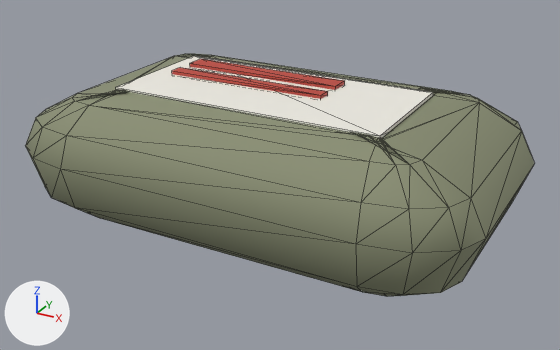
An edit to the glTF model assets/models/items/field_dressing.glb, drawn before and after from the same camera.
One viewpoint serves both versions: a 50 mm lens placed at (0.0997, -0.1804, 0.0826), pointed at (0.0017, -0.0023, -0.0064). The lights are fixed; the arrows at lower left show +X, +Y and +Z. The older version comes first. Mesh edges are drawn as thin lines. Vertices at exactly the same position are counted once.

The first picture shows 'body', 'label'.
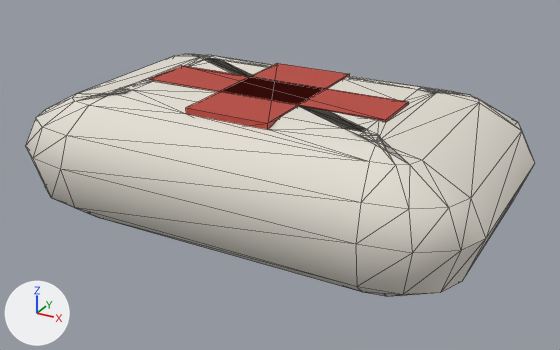
The newer file is also turned or shifted as a whole; pictures and numbers use the older file's frame.

Edits to the bpy script that builds the scene:
```text
Add mat_pale:
    mat_pale = principled_material('Pale')
    mat_pale.base_color = (0.78, 0.74, 0.66)  # white #e5dfd4
    mat_pale.roughness = 0.85
Change me_body:
    used by ob_body; location = (0.0, 0.0, 0.0)
    remove me_body.from_pydata(...)  # 258 vertices, 730 faces; spans x -0.0666..0.0666, y -0.0424..0.0424, z -0.0199..0.0185
    add me_body.from_pydata(...)  # 283 vertices, 825 faces; spans x -0.0666..0.0666, y -0.0424..0.0424, z -0.0199..0.0185
    me_body part 1
    33 vertices are removed from x -0.039..0.039, y -0.022..0.016, z 0.0113..0.0185
    142 faces are deleted
    48 vertices are added at x -0.0385..0.0385, y -0.027..0.021, z 0.0113..0.0185
    10 new vertices lie (0.024, 0.0, 0.0) away from vertices in x -0.036..0.012, y -0.027..0.021, z 0.0113..0.0185
    176 new faces join them, mat_pale (white #e5dfd4)
    60 new faces join them, mat_red (red #bc4538)
    me_body part 2: 500 faces spanning x -0.0666..0.0666, y -0.0424..0.0384, z -0.0199..0.0185 switch from mat_olive (greyish green #898e73) to mat_pale (white #e5dfd4)
    other edits to the shape of me_body do not show in these pictures
Change me_label:
    used by ob_label; location = (0.0, 0.0, 0.0)
    remove me_label.from_pydata(...)  # 24 vertices, 36 faces; spans x -0.039..0.039, y -0.022..0.016, z 0.0121..0.0199
    remove me_label.materials.append(mat_paper)  # white #edebe2
    add me_label.from_pydata(...)  # 16 vertices, 24 faces; spans x -0.036..0.036, y -0.027..0.021, z 0.0121..0.0188
    me_label part 3: a new loose piece, a box spanning x -0.036..0.036, y -0.011..0.005, z 0.0121..0.0188, in mat_red (red #bc4538)
    me_label part 4: a new loose piece, a box spanning x -0.012..0.012, y -0.027..0.021, z 0.0121..0.0188, in mat_red (red #bc4538)
    me_label part 5: the loose piece of 8 vertices spanning x -0.039..0.039, y -0.022..0.016, z 0.0121..0.0188 is deleted
    me_label part 6: the loose piece of 8 vertices spanning x -0.033..0.015, y 0.005..0.011, z 0.0184..0.0199 is deleted
    me_label part 7: the loose piece of 8 vertices spanning x -0.033..0.015, y -0.004..0.0, z 0.0184..0.0199 is deleted
```

Where the change shows, as pixel boxes [x1, y1, x2, y2] in the pictures (560 x 350 px):
'label', reshaped (18% narrower, 19% shorter)
    before: [116, 56, 433, 139]
    after: [149, 63, 409, 130]
part 1 of me_body, cut back
    both: [80, 55, 478, 164]
part 2 of me_body, recoloured (greyish green to white)
    both: [26, 54, 534, 297]
part 3 of me_label, added (red)
    after: [149, 66, 409, 122]
part 4 of me_label, added (red)
    after: [186, 63, 349, 130]
part 5 of me_label, deleted
    before: [116, 56, 433, 139]
part 6 of me_label, deleted (red)
    before: [190, 59, 345, 90]
part 7 of me_label, deleted (red)
    before: [172, 67, 328, 99]
